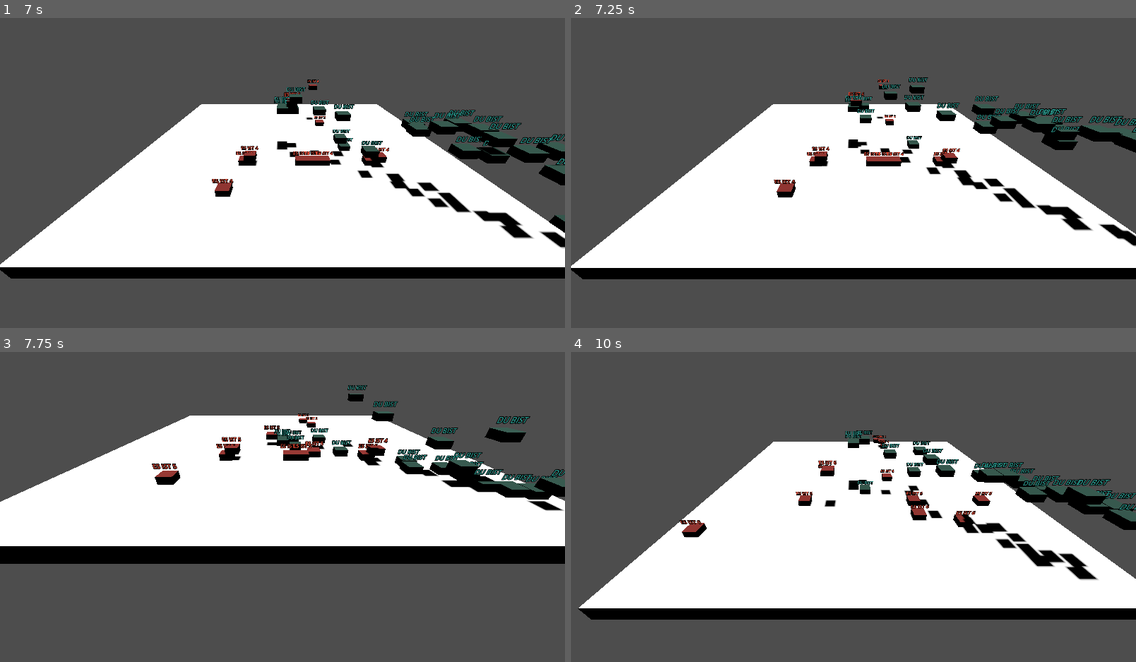
Above: before the commit, frames 1-4 (two rows, left to right).
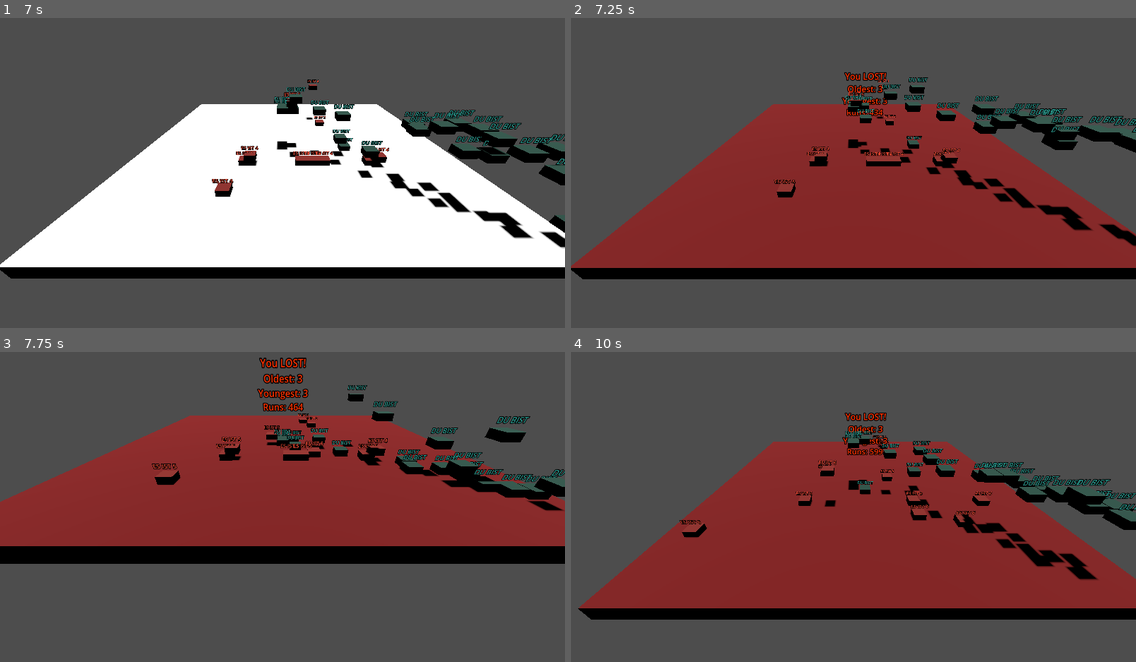
Above: after the commit, the same moments.

Repository: djaessel/godont
Game: Godot game, scene res://main.tscn
Two runs of this game, one before a commit and one after it. Both use one fixed random seed, a clock stepped at 60 frames per second and the inputs below.
Inputs:
- Up to frame 1 (7 s): hold Right (move_right) 0.53-1.28 s; hold E (eat) 0.53-1.28 s; tap Space (jump) at 0.77, 1.52, 3.02, 3.77, 4.52, 6.02, 6.77 s; hold Down (move_back) 1.28-2.03 s; tap E (eat) every 1.5 s from 1.35 to 5.85 s; hold Right (move_right) 2.03-2.78 s; hold E (eat) 2.03-2.78 s; hold Up (move_forward) 2.78-3.53 s; hold E (eat) 3.53-4.28 s; hold Left (move_left) 3.53-5.03 s; hold Down (move_back) 5.03-5.78 s; hold E (eat) 5.03-5.78 s; hold Right (move_right) 5.78-6.53 s; hold Up (move_forward) from 6.53 s (still down); hold E (eat) from 6.53 s (still down)
- Up to frame 2 (7.25 s): keep holding Up (move_forward); keep holding E (eat)
- Up to frame 3 (7.75 s): release Up (move_forward) at 7.28 s; release E (eat) at 7.28 s; hold Right (move_right) from 7.28 s (still down); tap E (eat) at 7.35 s; tap Space (jump) at 7.52 s
- Up to frame 4 (10 s): release Right (move_right) at 8.03 s; hold Down (move_back) 8.03-8.78 s; hold E (eat) 8.03-8.78 s; hold Left (move_left) 8.78-9.53 s; tap E (eat) at 8.85 s; tap Space (jump) at 9.02, 9.77 s; hold Up (move_forward) from 9.53 s (still down); hold E (eat) from 9.53 s (still down)

Frame 1 is identical in both runs. In frame 2, 35% of the frame differs, in the area x 0-100%, y 17-81%; in frame 3, 30%; in frame 4, 34%.

Commit message:
lost when player hit

Diff:
--- a/Ground.gd
+++ b/Ground.gd
@@ -59,7 +59,8 @@
 func checkFinishConditions():
 	if not finish:
 		var player = get_parent().get_node("Player")
-		if len(getAllMobs()) <= 0:
+		var allMobs = getAllMobs()
+		if len(allMobs) <= 0:
 			print("All enemies are dead!")
 			won = true
 			finish = true
@@ -67,6 +68,13 @@
 			print("You are dead!")
 			player.dead = true
 			finish = true
+		else:
+			for m in allMobs:
+				for index in m.get_slide_collision_count():
+					var collision = m.get_slide_collision(index)
+					var body = collision.get_collider()
+					if body.name == "Player":
+						finish = true
 
 
 # Called every frame. 'delta' is the elapsed time since the previous frame.
